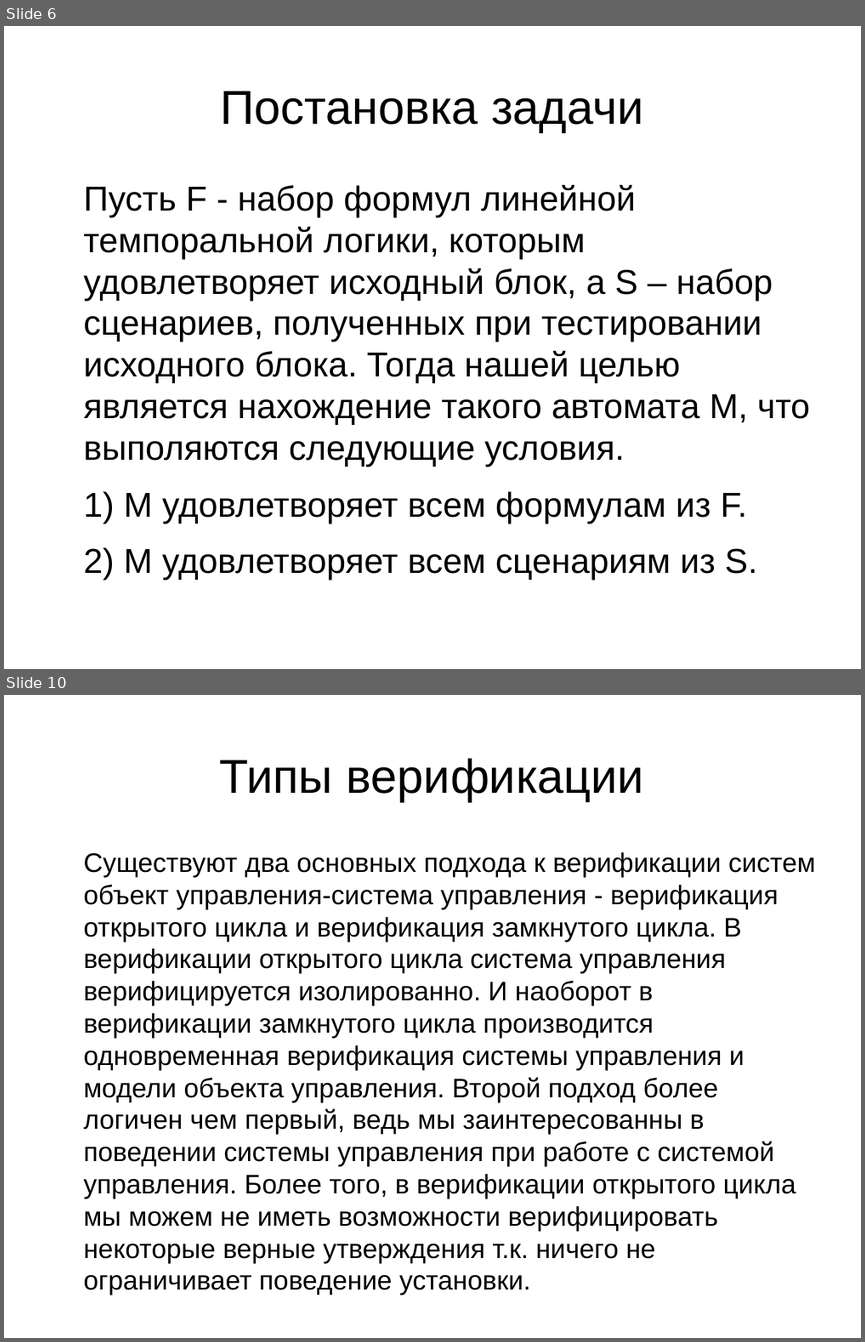
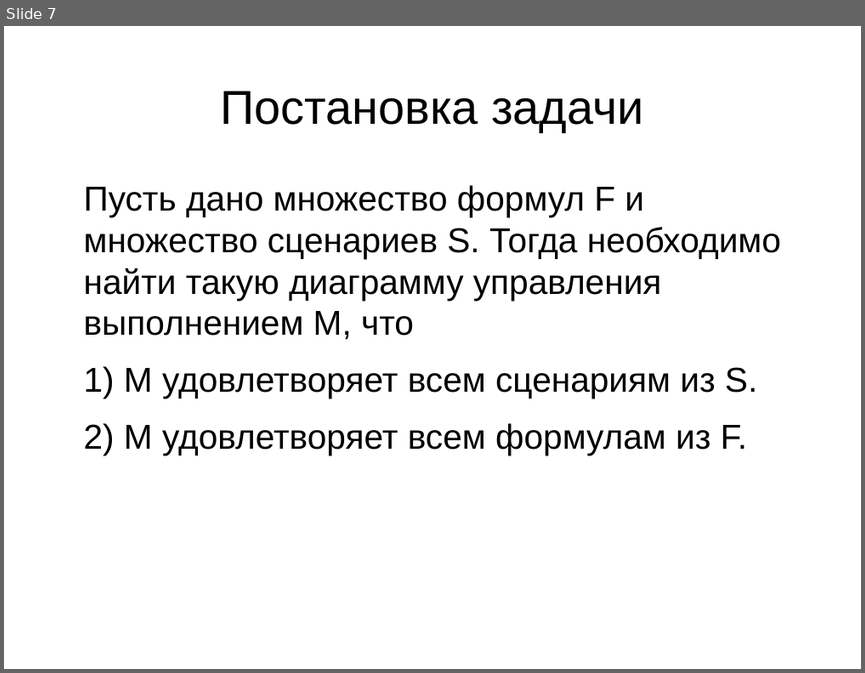
Before and after one commit to V1489Cygni/spec2fb, a slide deck: Presentation.odp. Shown one above the other, each under a label of ours: slides 6 and 10 before the commit, slide 7 after it; the slides between them are not shown. The pictures are 865x1342 and 865x673 pixels, drawn with LibreOffice and Linux fonts; fonts in the diff are those of the drawing. Boxes give left, top, right and bottom in pixels: in the first picture for what was removed or moved away, otherwise in the second. Text is boxed around its words. In the diff, an @@ line names an element or a change of style, - is before the commit and + after.

```diff
--- a/Presentation.odp
+++ b/Presentation.odp
@@ slide 10 removed at (4, 695, 861, 1338), background #FFFFFF @@
@@ title removed at (220, 758, 645, 801) @@
-Типы верификации
@@ text removed at (84, 852, 815, 1294) @@
-Существуют два основных подхода к верификации систем объект управления-система управления - верификация открытого цикла и верификация замкнутого цикла. В верификации открытого цикла система управления верифицируется изолированно. И наоборот в верификации замкнутого цикла производится одновременная верификация системы управления и модели объекта управления. Второй подход более логичен чем первый, ведь мы заинтересованны в поведении системы управления при работе с системой управления. Более того, в верификации открытого цикла мы можем не иметь возможности верифицировать некоторые верные утверждения т.к. ничего не ограничивает поведение установки.
@@ what was slide 6 is now slide 7 @@
@@ slide 7 changed as well @@
@@ text at (84, 185, 781, 455): text changed @@
-Пусть F - набор формул линейной темпоральной логики, которым удовлетворяет исходный блок, а S – набор сценариев, полученных при тестировании исходного блока. Тогда нашей целью является нахождение такого автомата M, что выполяются следующие условия.
-1) M удовлетворяет всем формулам из F.
-2) M удовлетворяет всем сценариям из S.
+Пусть дано множество формул F и множество сценариев S. Тогда необходимо найти такую диаграмму управления выполнением M, что
+1) M удовлетворяет всем сценариям из S.
+2) M удовлетворяет всем формулам из F.
```
Also in this commit, not shown: 7 other slides changed, 9 slides added, 15 other slides removed, 3 other files.
